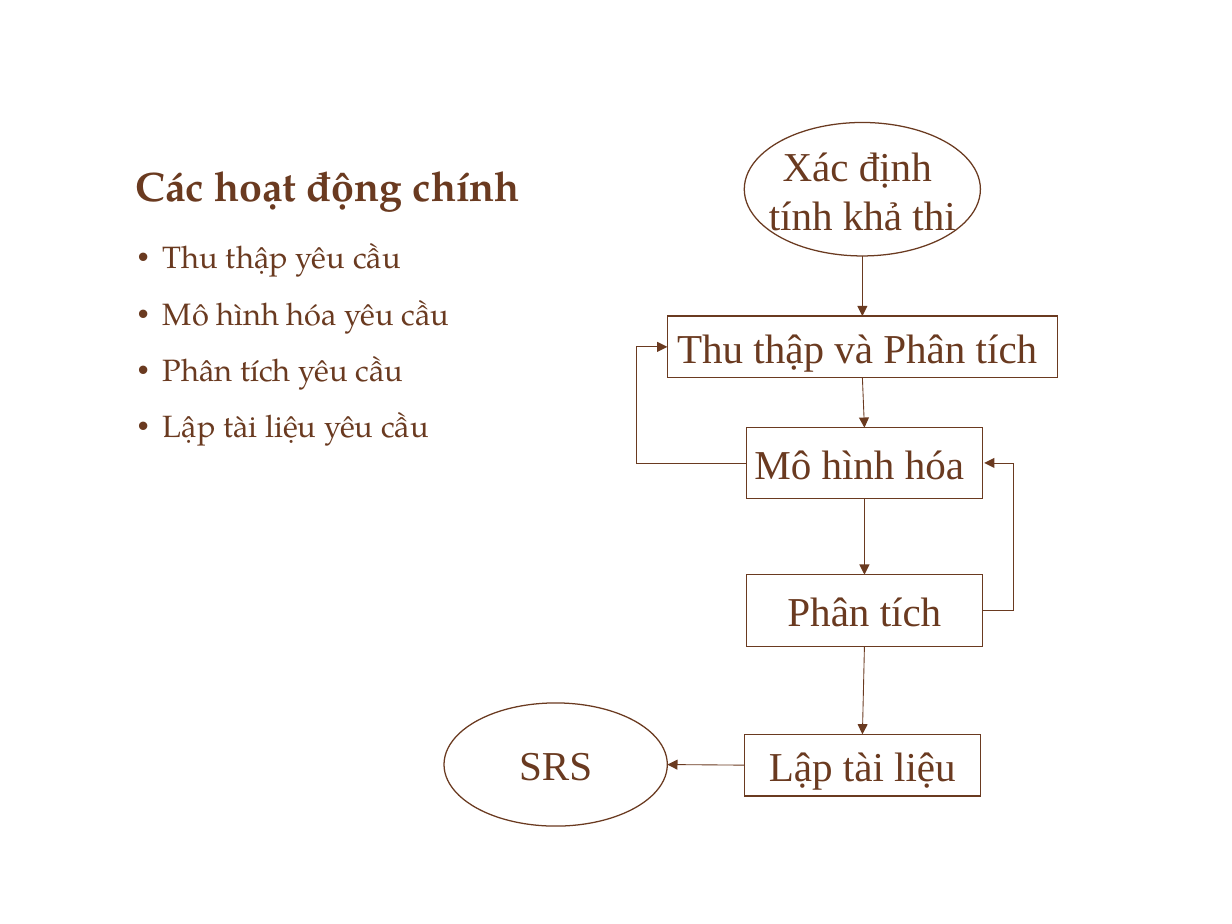
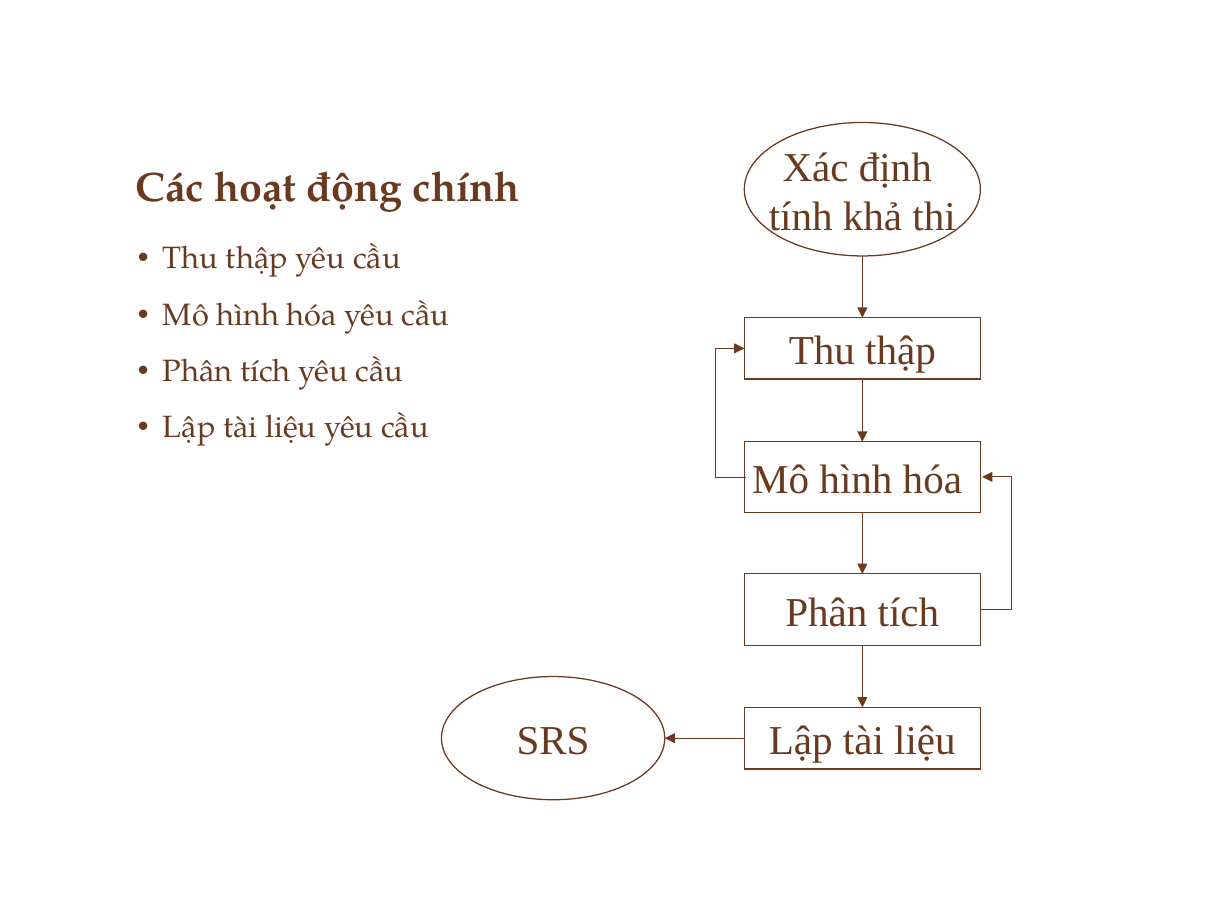
Before and after one commit to ChrisJamison/seminar_cnpm, a slide deck: slide 12 of Seminar/Software Requirement.pptx. Drawn at 1232x924 pixels with LibreOffice and Linux fonts; fonts in the diff are those of the drawing; background and template pictures are left out. Boxes give left, top, right and bottom in pixels: in the first picture for what was removed or moved away, otherwise in the second. Text is boxed around its words. In the diff, an @@ line names an element or a change of style, - is before the commit and + after.

```diff
--- a/Seminar/Software Requirement.pptx
+++ b/Seminar/Software Requirement.pptx
@@ rectangle "Thu thập": place and size @@
-rectangle "Thu thập" at [668, 317, 1058, 378]
+rectangle "Thu thập" at [744, 318, 981, 379]
@@ elbow arrow moved from (747, 463) - (668, 347) to (747, 477) - (744, 349) @@
@@ text in rectangle at [789, 335, 936, 372]: text changed @@
-Thu thập và Phân tích
+Thu thập
@@ arrow moved from (862, 378) - (865, 428) to (862, 379) - (862, 441) @@
@@ rectangle "Mô hình hóa": place and size @@
-rectangle "Mô hình hóa" at [747, 428, 983, 498]
+rectangle "Mô hình hóa" at [744, 441, 981, 511]
@@ elbow arrow moved from (982, 611) - (984, 463) to (981, 610) - (982, 477) @@
@@ arrow moved from (865, 499) - (865, 574) to (862, 513) - (862, 574) @@
@@ arrow moved from (865, 647) - (862, 734) to (862, 646) - (862, 707) @@
@@ ellipse "SRS": place and size @@
-ellipse "SRS" at [444, 703, 667, 827]
+ellipse "SRS" at [441, 676, 664, 800]
@@ rectangle "Lập tài liệu": place and size @@
-rectangle "Lập tài liệu" at [744, 734, 981, 796]
+rectangle "Lập tài liệu" at [744, 707, 981, 769]
@@ arrow moved from (744, 765) - (668, 765) to (744, 738) - (665, 738) @@
```
Also in this commit, not shown: 14 other slides changed, 7 slides added, 1 slide removed.
